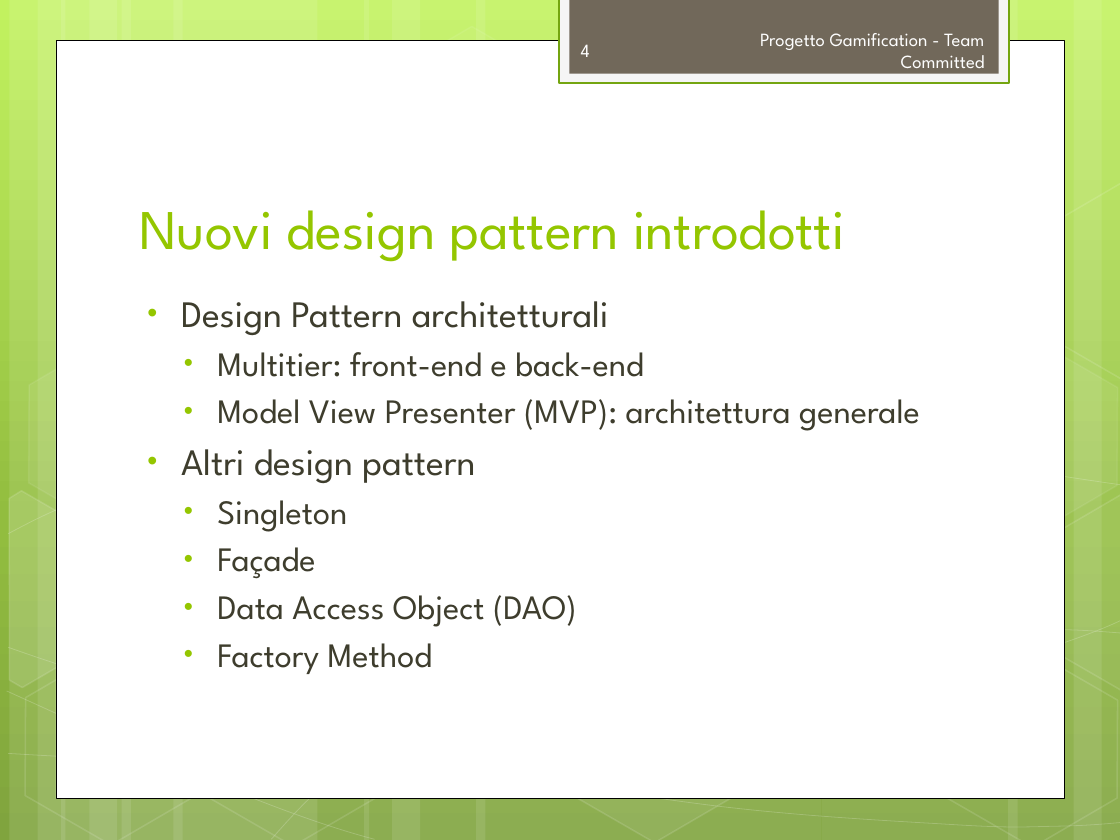
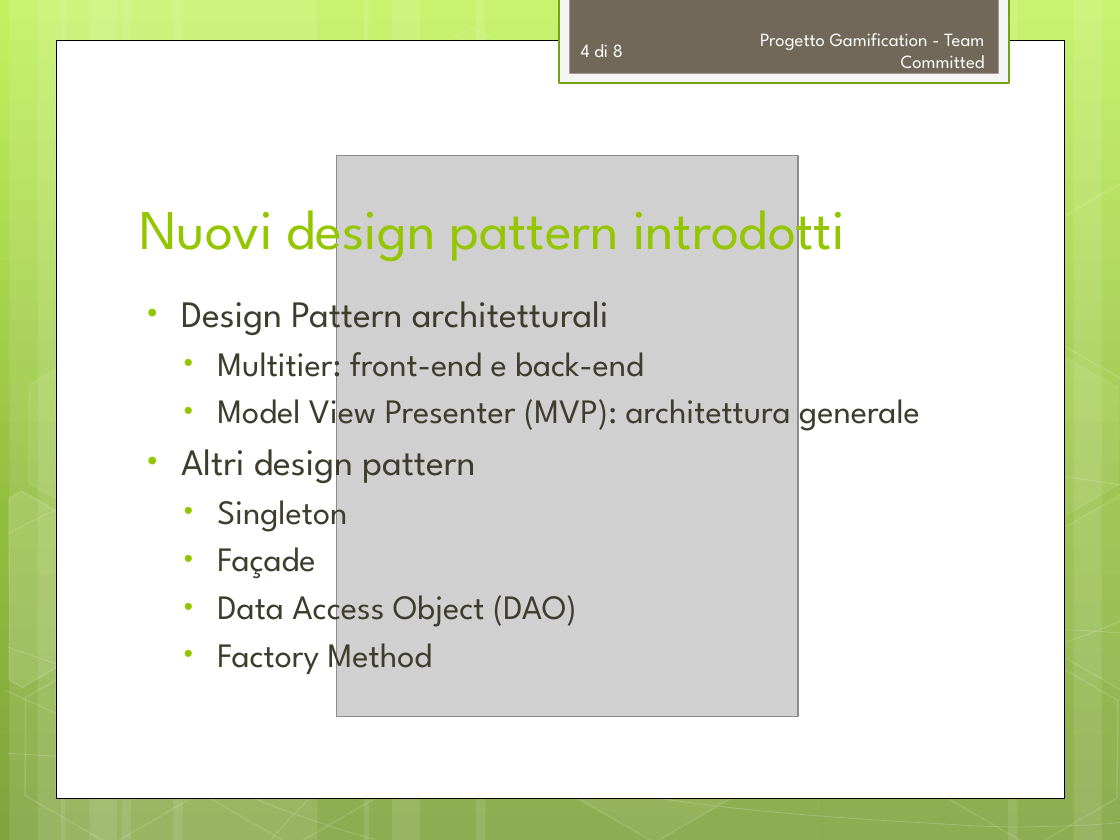
Before and after one commit to TeamCommitted/Team-Committed---Documenti, a slide deck: slide 4 of RQ/Esterni/Presentazione/RQ-Presentazione.pptx. Drawn at 1120x840 pixels with LibreOffice and Linux fonts; fonts in the diff are those of the drawing; grey boxes stand for pictures. Boxes give left, top, right and bottom in pixels: in the first picture for what was removed or moved away, otherwise in the second. Text is boxed around its words. In the diff, an @@ line names an element or a change of style, - is before the commit and + after.

```diff
--- a/RQ/Esterni/Presentazione/RQ-Presentazione.pptx
+++ b/RQ/Esterni/Presentazione/RQ-Presentazione.pptx
@@ page number at (x1=581, y1=44, x2=623, y2=57): text changed @@
-4
+4 di 8
@@ picture added at (x1=337, y1=156, x2=799, y2=717) @@
```
Also in this commit, not shown: 2 other slides changed, 2 slides added, 4 other files.
